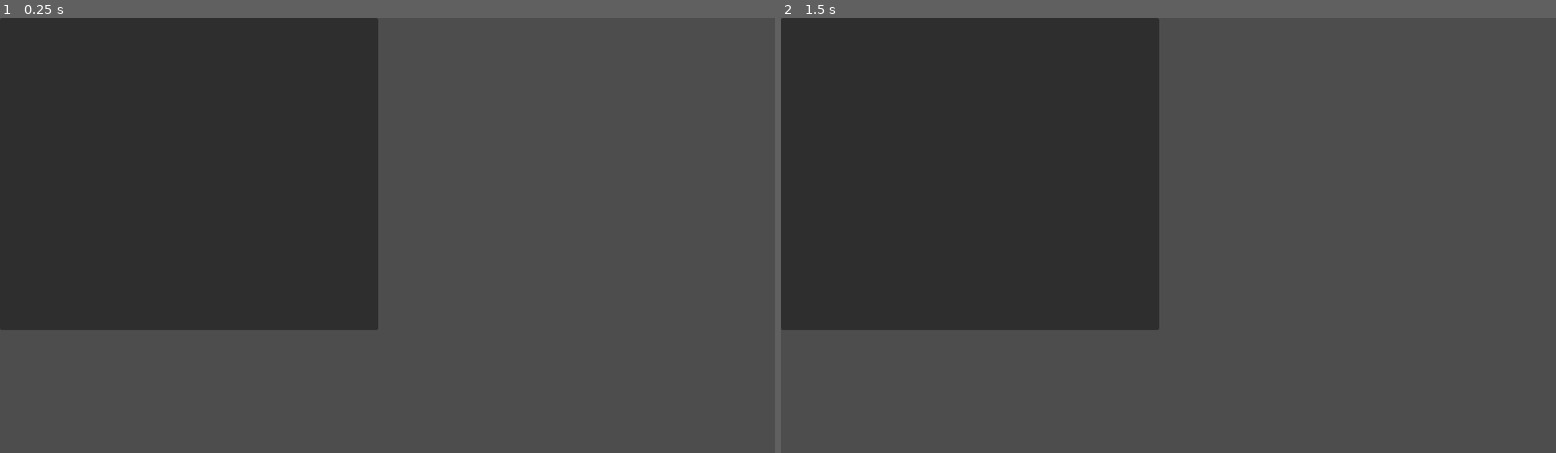
Above: before the commit, frames 1-2 (left to right).
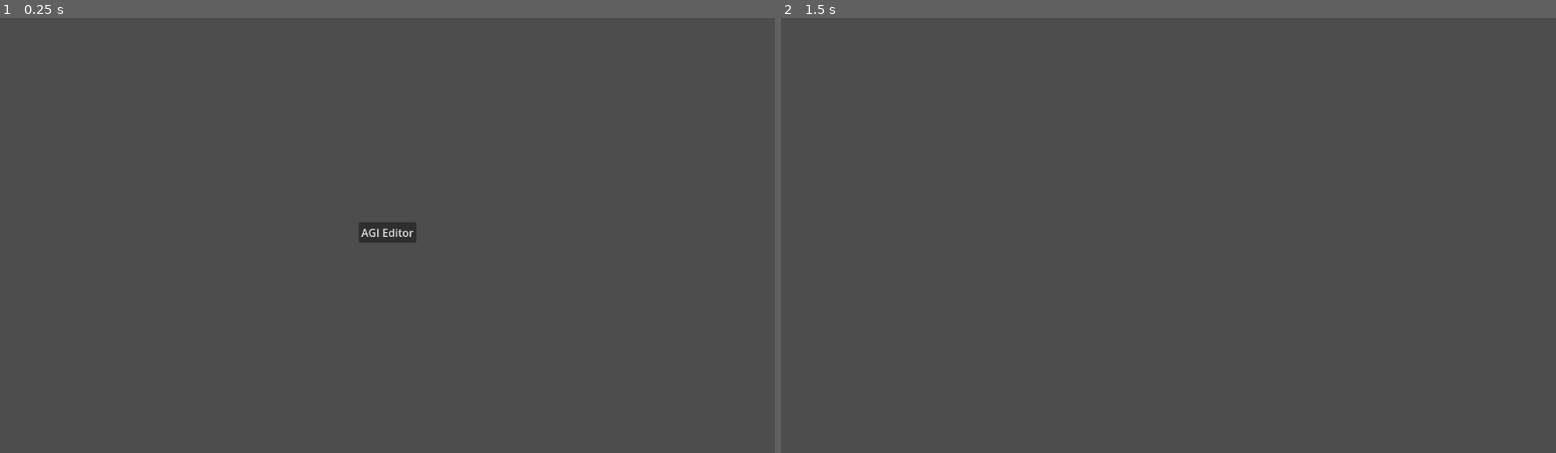
Above: after the commit, the same moments.

Repository: jastadj/agigodot
Game: Godot game, scene res://scenes/main/main.tscn
Same seed, same stepped clock (60 frames per second), same inputs: the game is played once before the commit and once after it.
Inputs (mouse positions are in pixels of both pictures, inside the frame that each line leads up to):
- Up to frame 1 (0.25 s): no input
- Up to frame 2 (1.5 s): click (1168, 231) at 0.5 s, where only the run after the commit has a clickable "AGI Editor"; tap Enter at 1.25 s

The runs differ from the first frame. In frame 1, 35% of the frame differs, in the area x 0-54%, y 0-72%; in frame 2, 35%.
Error before the commit: Parse Error: Could not resolve class "View", because of a parser error. (res://system/system.gd:28)
Error after the commit: Unable to iterate on object of type 'Nil'. (res://system/agi/data/view.gd:13)

Commit message:
agi initial org: agimain, agieditor.  agi colors, agi views wip, agi spec doc

Diff:
--- a/project.godot
+++ b/project.godot
@@ -18,3 +18,7 @@
 [autoload]
 
 System="*res://system/system.gd"
+
+[rendering]
+
+textures/canvas_textures/default_texture_filter=0
--- /dev/null
+++ b/scenes/agieditor/agieditor.tscn
@@ -0,0 +1,3 @@
+[gd_scene format=3 uid="uid://crjrteng800a8"]
+
+[node name="agieditor" type="Node2D"]
--- /dev/null
+++ b/scenes/agimain/agimain.gd
@@ -0,0 +1,33 @@
+extends Node2D
+
+@export var screen_scale:float = 4.0
+
+func _ready():
+
+	get_window().size = Vector2i(AGI.AGI_WIDTH, AGI.AGI_HEIGHT) * screen_scale
+
+	scale = Vector2(1,1) * System.agi.render_scale
+
+	var imgdata = PackedByteArray()
+	var imgw = 64
+	var imgh = 64
+
+	for i in range(0, imgw*imgh):
+		var cgacol = System.agi.color[randi()%16]
+		imgdata.append(cgacol.r8) # r
+		imgdata.append(cgacol.g8) # g
+		imgdata.append(cgacol.b8) # b
+		imgdata.append(0xff) # a
+
+	var img = Image.create_from_data(imgw, imgh, false, Image.FORMAT_RGBA8, imgdata)
+	#img.srgb_to_linear()
+
+	var imgtexture = ImageTexture.create_from_image(img)
+	imgtexture.set_size_override(Vector2i(imgw, imgh))
+
+
+	var sprite = Sprite2D.new()
+	sprite.texture = imgtexture
+	sprite.centered = false
+
+	add_child(sprite)
--- /dev/null
+++ b/scenes/agimain/agimain.tscn
@@ -0,0 +1,10 @@
+[gd_scene load_steps=2 format=3 uid="uid://dtffdqcxknt8n"]
+
+[ext_resource type="Script" path="res://scenes/agimain/agimain.gd" id="1_7cfds"]
+
+[node name="agimain" type="Node2D"]
+script = ExtResource("1_7cfds")
+
+[node name="Camera2D" type="Camera2D" parent="."]
+anchor_mode = 0
+zoom = Vector2(2, 1)
--- a/scenes/main/main.gd
+++ b/scenes/main/main.gd
@@ -1,18 +1,7 @@
 extends Node2D
 
 func _ready():
+	pass
 
-	# wordgroups
-	if System.wordgroups:
-		var keys = System.wordgroups.keys()
-		keys.sort()
-
-		var treeroot = $CanvasLayer/ui/wordgrouptree.create_item()
-
-		for key in keys:
-			var keyitem = $CanvasLayer/ui/wordgrouptree.create_item(treeroot)
-			keyitem.set_text(0, str(key))
-			for word in System.wordgroups[key]:
-				var worditem = $CanvasLayer/ui/wordgrouptree.create_item(keyitem)
-				worditem.set_text(0, word)
-			keyitem.set_collapsed_recursive(true)
+func _on_button_agi_editor_pressed():
+	get_tree().change_scene_to_file("res://scenes/agieditor/agieditor.tscn")
--- a/scenes/main/main.tscn
+++ b/scenes/main/main.tscn
@@ -9,11 +9,28 @@
 
 [node name="ui" type="Control" parent="CanvasLayer"]
 layout_mode = 3
-anchors_preset = 0
-offset_right = 40.0
-offset_bottom = 40.0
+anchors_preset = 15
+anchor_right = 1.0
+anchor_bottom = 1.0
+grow_horizontal = 2
+grow_vertical = 2
 
-[node name="wordgrouptree" type="Tree" parent="CanvasLayer/ui"]
-layout_mode = 0
-offset_right = 562.0
-offset_bottom = 465.0
+[node name="VBoxContainer" type="VBoxContainer" parent="CanvasLayer/ui"]
+layout_mode = 1
+anchors_preset = 8
+anchor_left = 0.5
+anchor_top = 0.5
+anchor_right = 0.5
+anchor_bottom = 0.5
+offset_left = -43.0
+offset_top = -20.0
+offset_right = 43.0
+offset_bottom = 20.0
+grow_horizontal = 2
+grow_vertical = 2
+
+[node name="ButtonAGIEditor" type="Button" parent="CanvasLayer/ui/VBoxContainer"]
+layout_mode = 2
+text = "AGI Editor"
+
+[connection signal="pressed" from="CanvasLayer/ui/VBoxContainer/ButtonAGIEditor" to="." method="_on_button_agi_editor_pressed"]
--- /dev/null
+++ b/system/agi/agi.gd
@@ -0,0 +1,66 @@
+class_name AGI
+extends Node
+
+var wordgroups
+
+var volumes = []
+var color = []
+
+var logdir
+var viewdir
+var picdir
+var snddir
+
+const AGI_WIDTH = 320
+const AGI_HEIGHT = 200
+
+var views = {}
+
+func _ready():
+
+	# init color palette
+	print("Initializing color palette.")
+	_init_colors()
+
+	# open volumes
+	load_volume("res://testdata/pq1/VOL.0")
+	load_volume("res://testdata/pq1/VOL.1")
+	load_volume("res://testdata/pq1/VOL.2")
+
+	# load words
+	wordgroups = Words.load_words("res://testdata/pq1/WORDS.TOK")
+
+	# load directory files
+	viewdir = Directory.load_directory("res://testdata/pq1/VIEWDIR", Directory.DIR_TYPE.VIEWDIR, 2.0)
+
+	# load resources
+	views = View.load_views(viewdir)
+
+func _init_colors():
+	color.append(Color.hex(0x000000FF)) # 0 - black
+	color.append(Color.hex(0x0000AAFF)) # 1 - blue
+	color.append(Color.hex(0x00AA00FF)) # 2 - green
+	color.append(Color.hex(0x00AAAAFF)) # 3 - cyan
+	color.append(Color.hex(0xAA0000FF)) # 4 - red
+	color.append(Color.hex(0xAA00AAFF)) # 5 - magenta
+	color.append(Color.hex(0xAA5500FF)) # 6 - brown
+	color.append(Color.hex(0xAAAAAAFF)) # 7 - light gray
+	color.append(Color.hex(0x555555FF)) # 8 - gray
+	color.append(Color.hex(0x5555FFFF)) # 9 - light blue
+	color.append(Color.hex(0x55FF55FF)) #10 - light green
+	color.append(Color.hex(0x55FFFFFF)) #11 - light cyan
+	color.append(Color.hex(0xFF5555FF)) #12 - light red
+	color.append(Color.hex(0xFF55FFFF)) #13 - light magenta
+	color.append(Color.hex(0xFFFF55FF)) #14 - yellow
+	color.append(Color.hex(0xFFFFFFFF)) #15 - white
+
+func load_volume(filename:String):
+
+	var ifile = FileAccess.open(filename, FileAccess.READ)
+
+	if !ifile or !ifile.is_open():
+		printerr("Error loading volume ", filename)
+		return
+
+	print("Loaded volume ", filename)
+	volumes.append(ifile)
--- a/system/directory.gd
+++ b/system/agi/data/directory.gd
@@ -1,5 +1,7 @@
 class_name Directory
 extends Node
+
+const VOLUME_HEADER_SIZE = 5
 
 enum DIR_TYPE{LOGDIR, PICDIR, VIEWDIR, SNDDIR}
 
@@ -17,7 +19,9 @@
 
 	while pos < bytes.size():
 		var vol:int = (bytes[pos] & 0xf0) >> 4
-		var offset:int = (bytes[pos] & 0x0f << 16) | (bytes[pos+1] << 8) | (bytes[pos+2])
+		var offset:int = ( (bytes[pos] & 0x0f) << 16) | (bytes[pos+1] << 8) | (bytes[pos+2])
+		# add the volume header size to the offset (5 bytes)
+		offset += VOLUME_HEADER_SIZE
 		# [v]ol num, [o]ffset pos, [i]nvalid entry
 		dir.append({"v":vol, "o":offset})
 		# if all 3 entry bytes = 0xff, resource does not exist
--- /dev/null
+++ b/system/agi/data/view.gd
@@ -0,0 +1,97 @@
+class_name View
+extends Node
+
+const VIEW_HEADER_SIZE = 7
+const LOOP_HEADER_SIZE = 3
+const CEL_HEADER_SIZE = 3
+
+static func load_views(viewdir):
+
+	var views = []
+
+	# load the the view from each view entry
+	for res_entry in viewdir:
+
+		################
+		# RESOURCE ENTRY
+
+		# get resource entry offset
+		var pos = res_entry["o"]
+
+		# check resource validity
+		var invalid_resource = res_entry["i"]
+		# if entry is invalid, skip
+		if invalid_resource:
+			views.append(null)
+			continue
+		else:
+			views.append({"loops":[], "sequences":[]})
+
+		# get volume
+		var vol = System.agi.volumes[res_entry["v"]]
+
+		# seek to view entry offset in volume
+		vol.seek(pos)
+
+
+
+		######
+		# VIEW
+
+		# view header (7-bytes)
+		var unkbyte1:int = vol.get_8() # always 1 or 2
+		var unkbyte2:int = vol.get_8() # always 1
+		var loopcount:int = vol.get_8()
+		var desc_offset:int = vol.get_8() | (vol.get_8() << 8) # lsms, offset of view description (text description of item)
+		var loop_offsets = []
+		var loops = []
+
+		# offsets of each loop (relative to view data pos)
+		for l in range(0, loopcount):
+			# convert to absolute offset
+			loop_offsets.append( int((vol.get_8() | (vol.get_8() << 8))) + pos)#lsms
+
+		######
+		# LOOP
+		for loopoffset in loop_offsets:
+
+			# seek to loop offset
+			vol.seek(loopoffset)
+
+			# get loop header
+			var cel_count:int = vol.get_8()
+			# get relative offsets for each cel
+			var cel_rel_offsets = []
+			for celoffset in range(0, cel_count):
+				cel_rel_offsets.append( (vol.get_8() | (vol.get_8() << 8)) + loopoffset)
+
+			var loop = {"o":loopoffset, "cels":[]}
+
+			#####
+			# CEL
+			# for each cel, get cel header
+			for cel_offset in cel_rel_offsets:
+
+				vol.seek(cel_offset)
+
+				var width:int = vol.get_8()
+				var height:int = vol.get_8()
+				var transparency_and_mirror:int = vol.get_8()
+				var transparency:int = (transparency_and_mirror & 0xf0) >> 4
+				var mirroring:int = transparency_and_mirror & 0x0f
+
+				var cel = {"w":width, "h":height, "t":transparency, "m":mirroring, "d":[]}
+
+				# read cel data
+				# each byte = line chunk : ms nib = color, ls nib = pixel run length, 0x00 = EOL
+				# if last line chunk is transparent color, no need to store that byte
+				for y in range(0, height):
+					while 1:
+						var byte:int = vol.get_8()
+						cel["d"].append(byte)
+						if byte == 0x00:
+							break
+
+				loop["cels"].append(cel)
+
+			views.back()["loops"].append(loop)
--- a/system/system.gd
+++ b/system/system.gd
@@ -1,39 +1,8 @@
 extends Node
 
-var wordgroups
-
-var volumes = []
-
-var logdir
-var viewdir
-var picdir
-var snddir
-
-var views = {}
+@onready var agi = load("res://system/agi/agi.gd").new()
 
 func _ready():
 
-	# open volumes
-	load_volume("res://pqdata/VOL.0")
-	load_volume("res://pqdata/VOL.1")
-	load_volume("res://pqdata/VOL.2")
-
-	# load words
-	wordgroups = Words.load_words("res://pqdata/WORDS.TOK")
-
-	# load directory files
-	viewdir = Directory.load_directory("res://pqdata/VIEWDIR", Directory.DIR_TYPE.VIEWDIR, 2.0)
-
-	# load resources
-	views = View.load_views(viewdir)
-
-func load_volume(filename:String):
-
-	var ifile = FileAccess.open(filename, FileAccess.READ)
-
-	if !ifile or !ifile.is_open():
-		printerr("Error loading volume ", filename)
-		return
-
-	print("Loaded volume ", filename)
-	volumes.append(ifile)
+	# add agi to tree
+	add_child(agi)
--- a/system/view.gd
+++ /dev/null
@@ -1,56 +0,0 @@
-class_name View
-extends Node
-
-static func load_views(viewdir):
-
-	var entry_counter = 0
-
-	for view_entry in viewdir:
-
-		#print("view entry ", entry_counter, ", offset:", view_entry["o"], ", vol:", view_entry["v"], ", invalid:", view_entry["i"])
-
-
-		# if entry is invalid, skip
-		if view_entry["i"]:
-			continue
-
-		# get the view header
-		var pos = view_entry["o"] + 5 # 5 bytes of volume header
-		var vol = System.volumes[view_entry["v"]]
-		vol.seek(pos+2)
-
-		# view header (7-bytes)
-		var loopcount:int = vol.get_8()
-		var desc_offset:int = vol.get_8() | (vol.get_8() << 8) # lsms
-		var loop_offsets = []
-		var loops = []
-
-		# offsets of each loop
-		for l in range(0, loopcount):
-			loop_offsets.append( (vol.get_8() | (vol.get_8() << 8)) + #lsms
-
-		# for each loop offset, get loop header
-		for loopoffset in loop_offsets:
-
-			var loop_pos = vol.get_position()
-
-			# move to offset and get cel count
-			vol.seek(loopoffset)
-			var cel_count:int = vol.get_8()
-
-			# get relative offsets for each cel
-			var cel_rel_offsets = []
-			for celoffset in range(0, cel_count):
-				cel_rel_offsets.append( vol.get_8() | (vol.get_8() << 8))
-
-			# for each cel, get cel header
-			for cel_offset in cel_rel_offsets:
-
-				vol.seek(loopoffset + cel_offset)
-
-				var width:int = vol.get_8()
-				var height:int = vol.get_8()
-				var transparency_and_mirror:int = vol.get_8()
-
-		# increment entry counter (for diagnostics)
-		entry_counter += 1
Binary file added: doc/CGA16.png
Not shown, added: doc/CGA16.png.import
Not shown, added: doc/agi_spec.txt
Renamed: system/words.gd -> system/agi/data/words.gd
Renamed: system/font/8x8.png -> system/agi/font/8x8.png
Not shown, changed: system/agi/font/8x8.png.import
